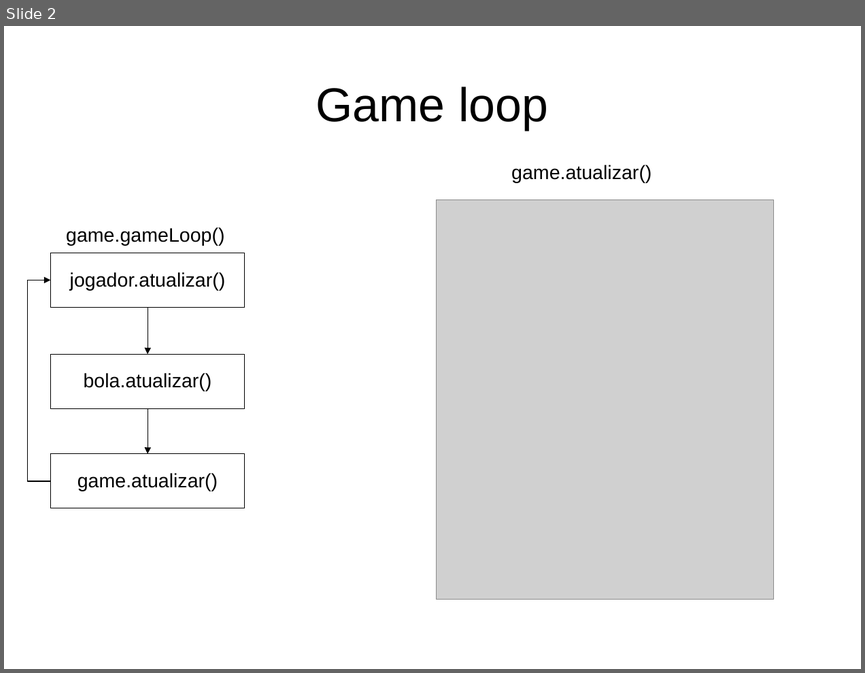
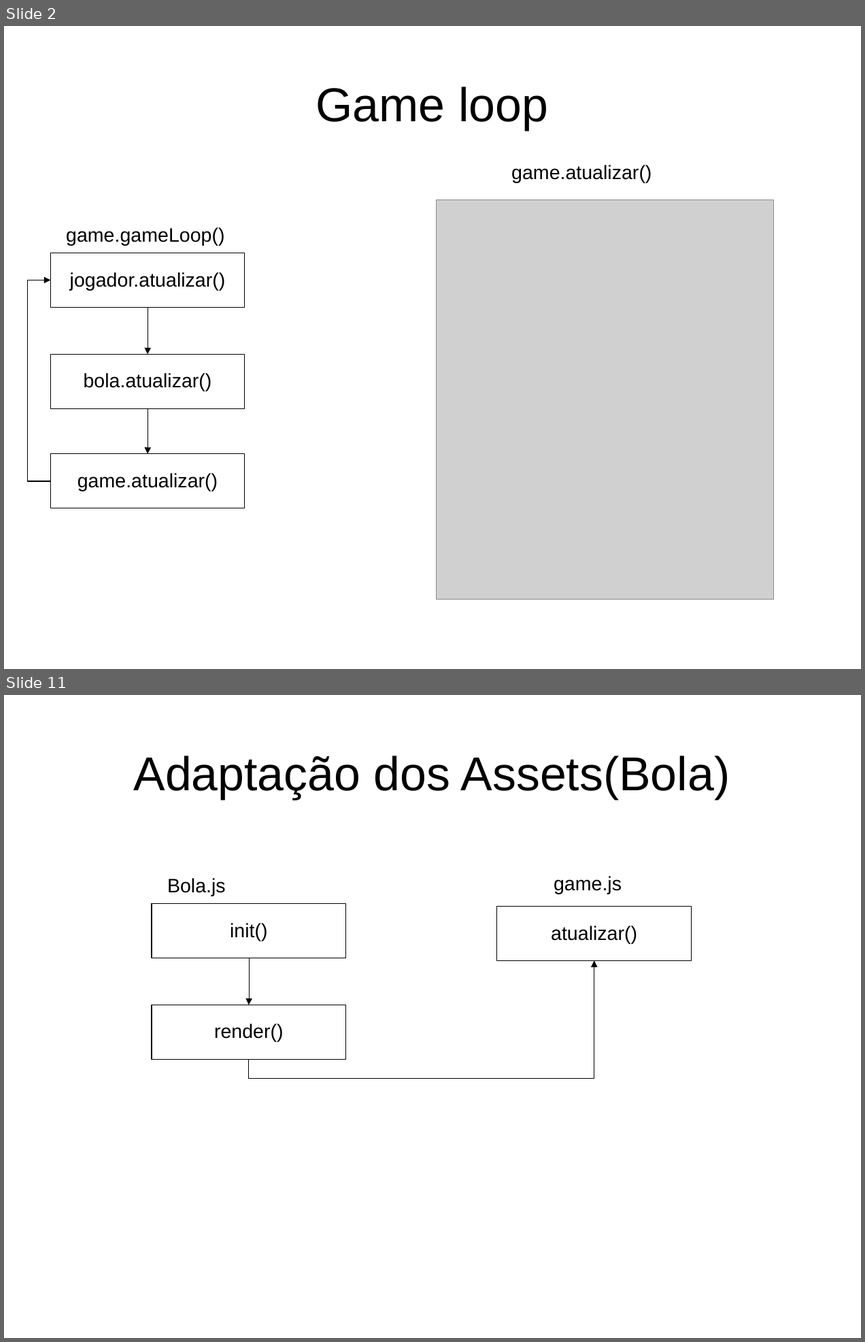
Before and after one commit to jucimarjr/posueagames, a slide deck: brunorichele/breakout/apres/breakout.ppt. Shown one above the other, each under a label of ours: slide 2 before the commit, slides 2 and 11 after it; the slides between them are not shown. The pictures are 865x673 and 865x1342 pixels, drawn with LibreOffice and Linux fonts; fonts in the diff are those of the drawing; grey boxes stand for pictures. Boxes give left, top, right and bottom in pixels: in the first picture for what was removed or moved away, otherwise in the second. Text is boxed around its words. In the diff, an @@ line names an element or a change of style, - is before the commit and + after.

```diff
--- a/brunorichele/breakout/apres/breakout.ppt
+++ b/brunorichele/breakout/apres/breakout.ppt
@@ slide 11 added at [4, 695, 861, 1338], background #FFFFFF @@
@@ title added at [134, 756, 730, 799], 44 pt, text #000000 @@
+Adaptação dos Assets(Bola)
@@ text added at [167, 878, 226, 896], 18 pt, text #000000 @@
+Bola.js
@@ text added at [553, 876, 621, 894], 18 pt, text #000000 @@
+game.js
@@ rectangle added at [152, 903, 346, 957], outline #000000 0.74 pt, 18 pt, text #000000 @@
+init()
@@ rectangle added at [497, 906, 691, 961], outline #000000 0.74 pt, 18 pt, text #000000 @@
+atualizar()
@@ elbow arrow added from (249, 957) to (249, 1004), #000000 0.74 pt @@
@@ elbow arrow added from (249, 1059) to (594, 961), #000000 0.74 pt @@
@@ rectangle added at [152, 1004, 346, 1059], outline #000000 0.74 pt, 18 pt, text #000000 @@
+render()
```
Also in this commit, not shown: 11 other slides added, 7 other files.
